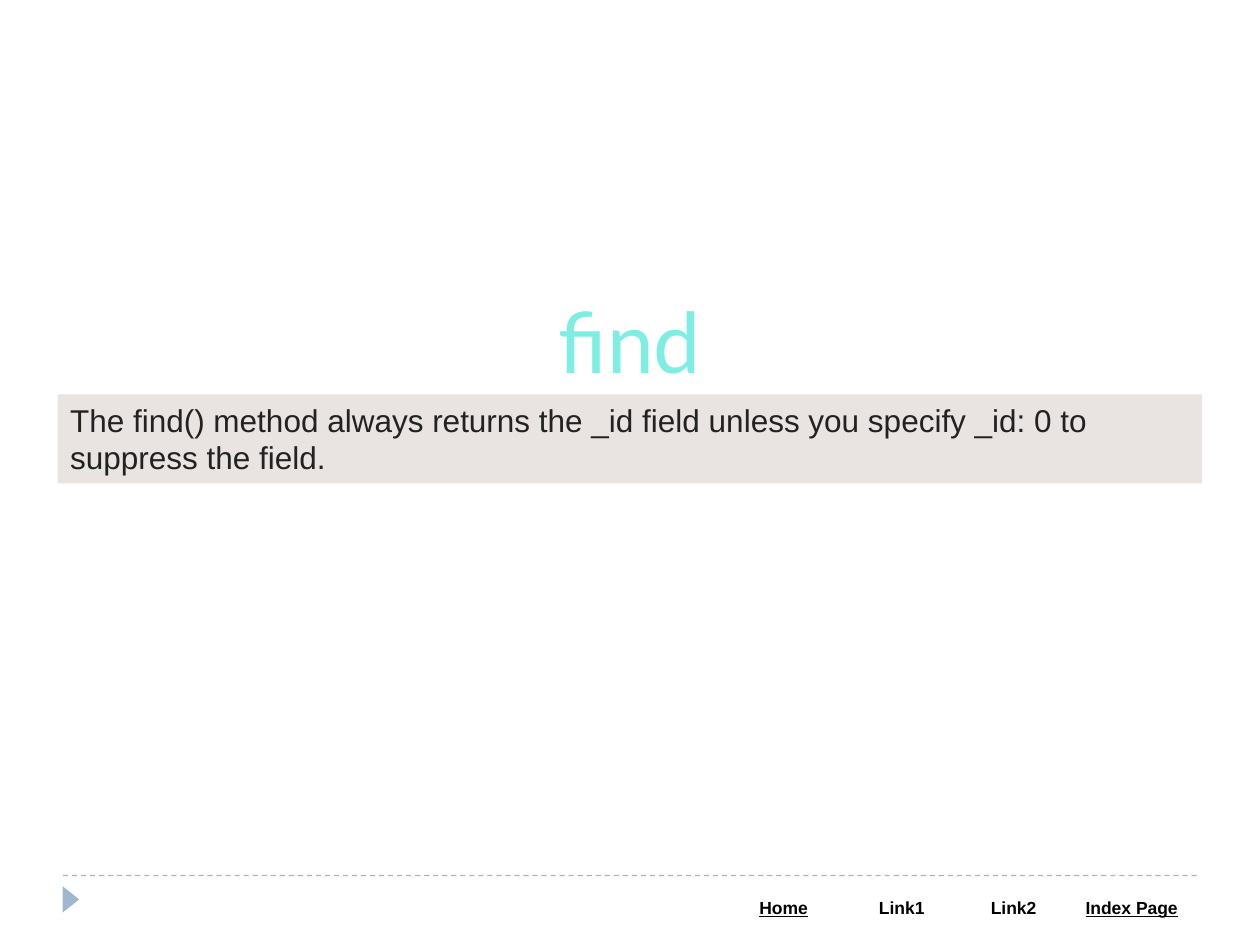
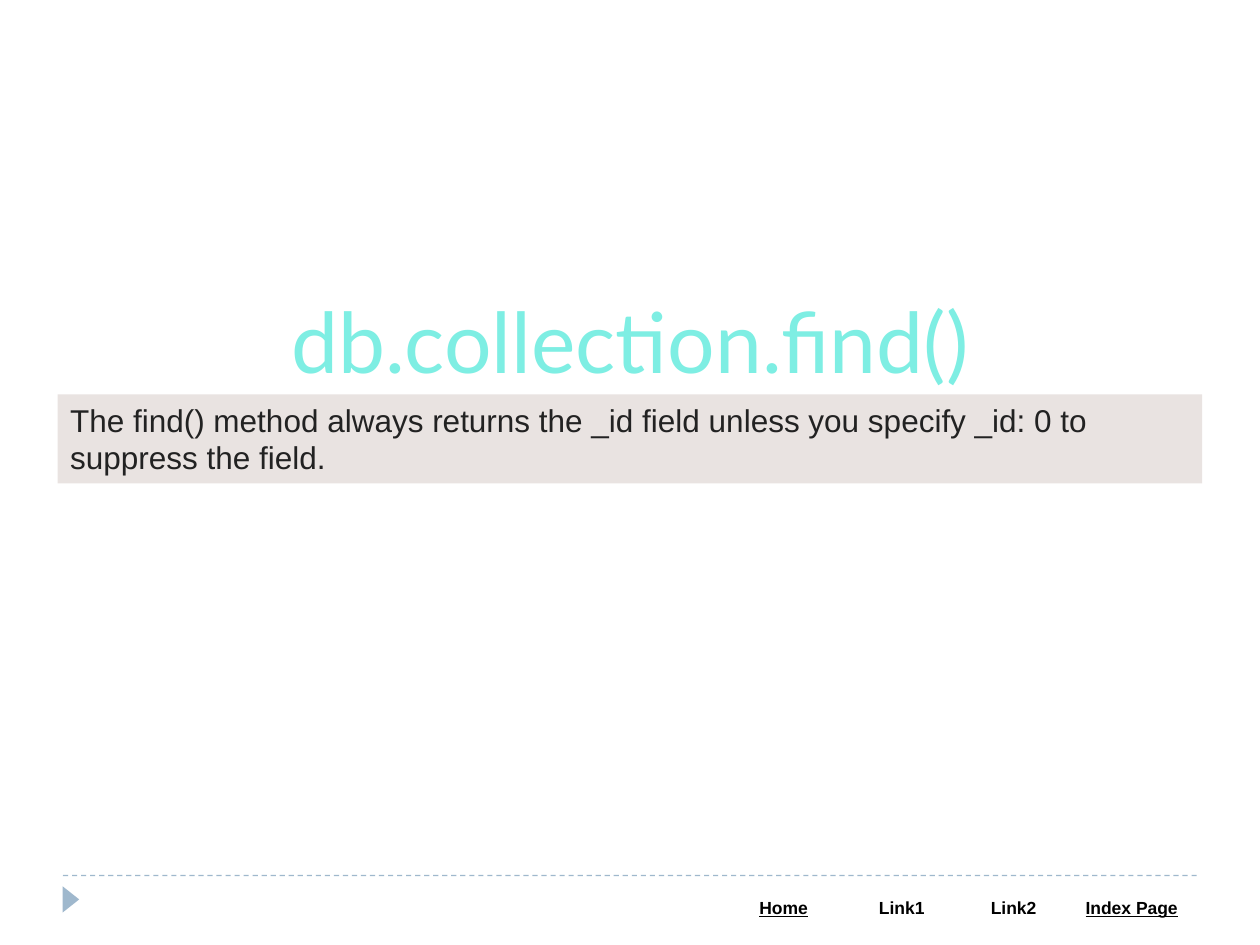
Before and after one commit to Saleel-Bagde/PPT-s, a slide deck: slide 22 of MongoDB.pptx. Drawn at 1260x945 pixels with LibreOffice and Linux fonts; fonts in the diff are those of the drawing. Boxes give left, top, right and bottom in pixels: in the first picture for what was removed or moved away, otherwise in the second. Text is boxed around its words. In the diff, an @@ line names an element or a change of style, - is before the commit and + after.

```diff
--- a/MongoDB.pptx
+++ b/MongoDB.pptx
@@ text at bbox=[291, 308, 969, 385]: text changed @@
-find
+db.collection.find()
```
Also in this commit, not shown: 12 other slides changed.
